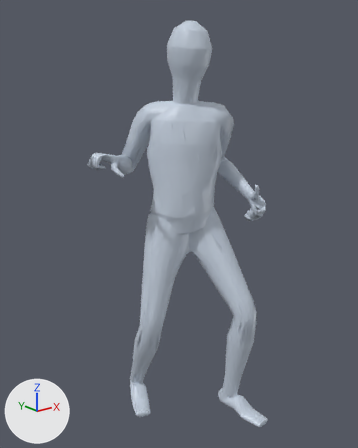
Two versions of the glTF model app/assets/anims/Base/one_hand_attack_heavy.glb, one commit apart.
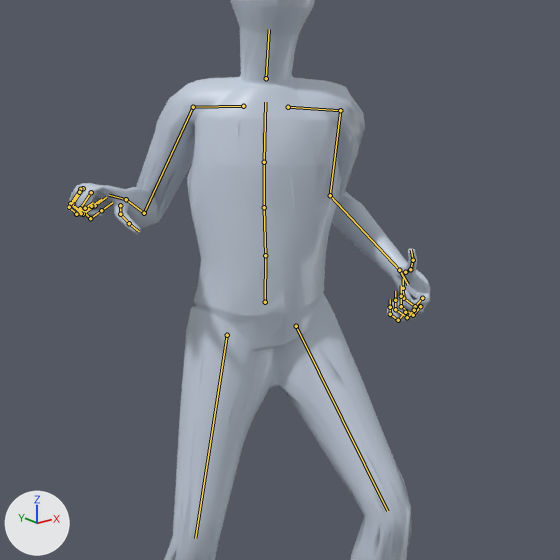
Each version is shown whole from a camera (50 mm lens) standing at (-1.313, -1.615, 1.555) and looking at (-0.044, -0.028, 0.921), then close up on the part from 15% to 92% of the width and 14% to 75% of the height. Arrows for +X, +Y and +Z are at lower left; the lights stay in place. The last two pictures show the newer version. Both versions are drawn at frame 9 of the action 'Animation'; the numbers are the values there. The bones that change, and the others that lie on the model, are drawn over the model as lines in the close-ups.

Objects in the first close-up: 'Body_human_male'.
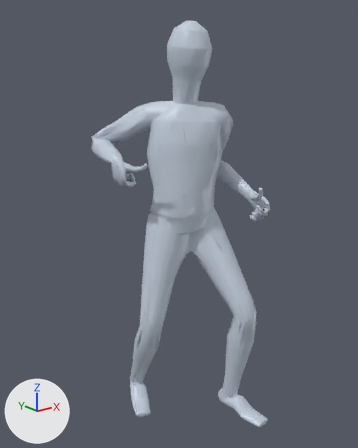
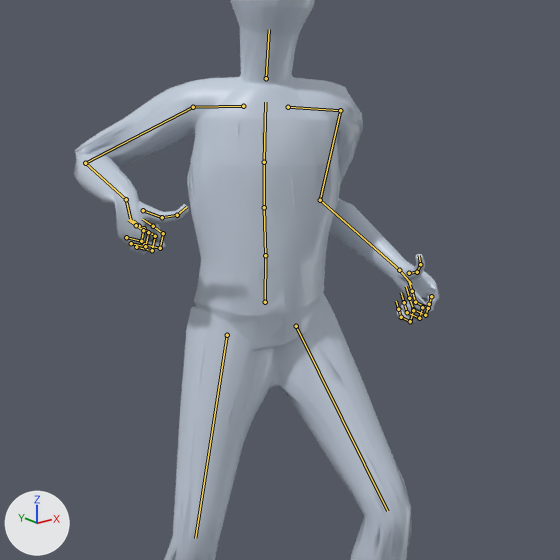
The change, as a diff of the scene's bpy script:
```diff
--- a/app/assets/anims/Base/one_hand_attack_heavy.glb.py
+++ b/app/assets/anims/Base/one_hand_attack_heavy.glb.py
@@ bone_mixamorig_leftarm @@
 bone_mixamorig_leftarm = bpy.data.objects['Armature'].pose.bones['mixamorig:LeftArm']  # child of 'mixamorig:LeftShoulder'
-bone_mixamorig_leftarm.rotation_quaternion = (0.679, -0.595, 0.023, 0.429)  # degrees (-70, 33, 41)
+bone_mixamorig_leftarm.rotation_quaternion = (0.65, -0.61, -0.023, 0.452)  # degrees (-73, 31, 46)
@@ bone_mixamorig_lefthand @@
 bone_mixamorig_lefthand = bpy.data.objects['Armature'].pose.bones['mixamorig:LeftHand']  # child of 'mixamorig:LeftForeArm'
-bone_mixamorig_lefthand.rotation_quaternion = (0.968, -0.028, -0.215, 0.124)  # degrees (-7, -24, 16)
+bone_mixamorig_lefthand.rotation_quaternion = (0.974, 0.068, -0.15, 0.158)  # degrees (5, -18, 18)
@@ bone_mixamorig_rightarm @@
 bone_mixamorig_rightarm = bpy.data.objects['Armature'].pose.bones['mixamorig:RightArm']  # child of 'mixamorig:RightShoulder'
-bone_mixamorig_rightarm.rotation_quaternion = (0.849, -0.518, -0.013, -0.106)  # degrees (-62, -8, -10)
+bone_mixamorig_rightarm.rotation_quaternion = (0.951, -0.25, -0.181, -0.013)  # degrees (-30, -21, 4)
@@ bone_mixamorig_righthand @@
 bone_mixamorig_righthand = bpy.data.objects['Armature'].pose.bones['mixamorig:RightHand']  # child of 'mixamorig:RightForeArm'
-bone_mixamorig_righthand.rotation_quaternion = (0.74, 0.244, -0.524, -0.344)  # degrees (65, -37, -74)
+bone_mixamorig_righthand.rotation_quaternion = (0.706, -0.402, 0.301, -0.5)  # degrees (-60, 1, -71)
```

Where the change shows, as pixel boxes [x1, y1, x2, y2] in the close-ups (560 x 560 px):
'Body_human_male', posed
    before: [66, 0, 430, 560]
    after: [74, 0, 439, 560]
bone 'mixamorig:LeftArm', root to tip
    before: (340, 110) to (330, 195)
    after: (340, 110) to (320, 200)
bone 'mixamorig:LeftHand', root to tip
    before: (399, 270) to (408, 284)
    after: (399, 270) to (411, 284)
bone 'mixamorig:RightArm', root to tip
    before: (193, 107) to (144, 213)
    after: (193, 107) to (85, 163)
bone 'mixamorig:RightHand', root to tip
    before: (126, 199) to (109, 195)
    after: (126, 199) to (130, 219)
